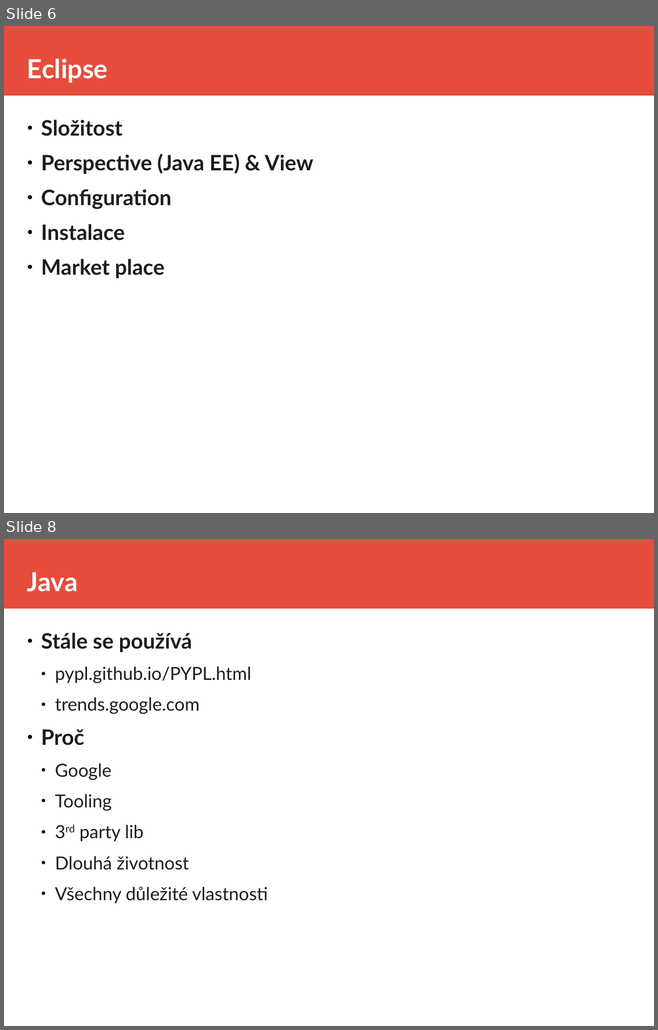
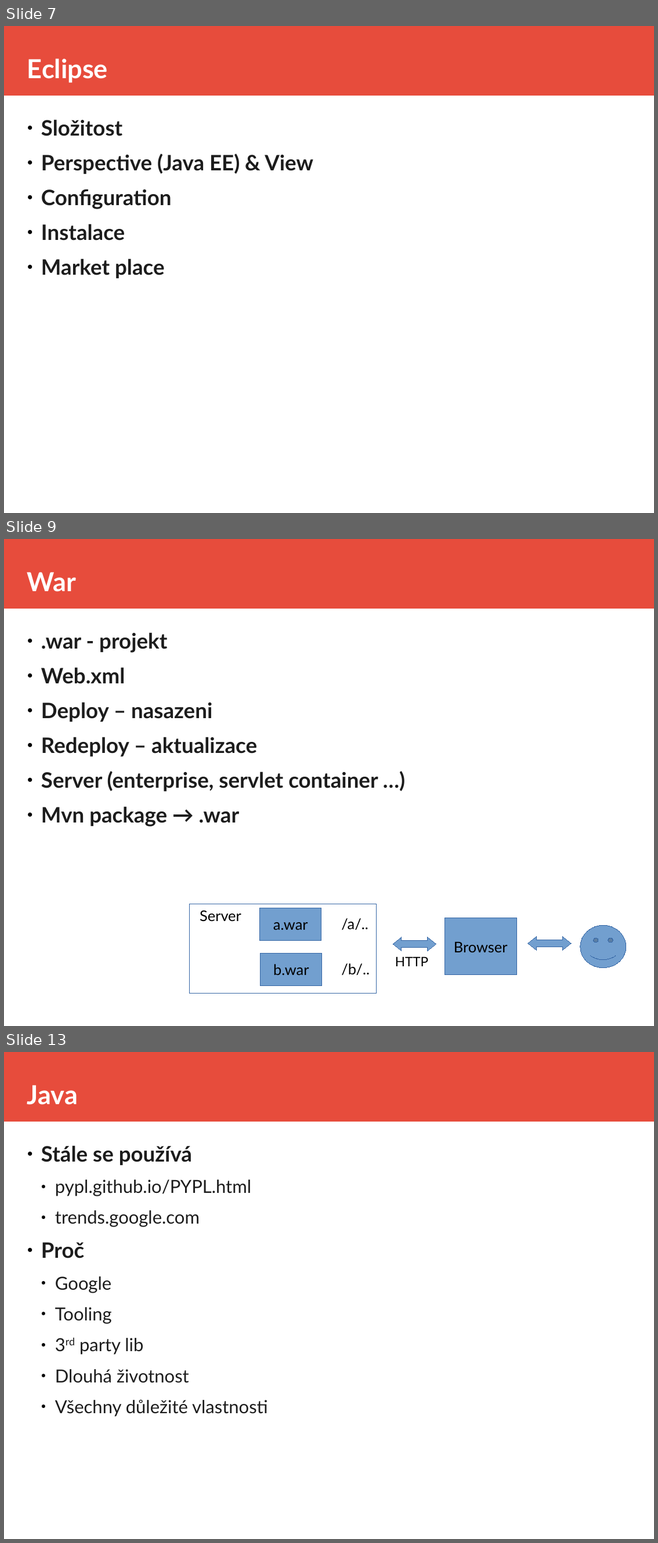
Before and after one commit to equabank/java-skoleni, a slide deck: v2/doc/prez.odp. Shown one above the other, each under a label of ours: slides 6 and 8 before the commit, slides 7, 9 and 13 after it; the slides between them are not shown. The pictures are 658x1030 and 658x1543 pixels, drawn with LibreOffice and Linux fonts; fonts in the diff are those of the drawing. Boxes give left, top, right and bottom in pixels: in the first picture for what was removed or moved away, otherwise in the second. Text is boxed around its words. In the diff, an @@ line names an element or a change of style, - is before the commit and + after.

```diff
--- a/v2/doc/prez.odp
+++ b/v2/doc/prez.odp
@@ slide 9 added at bbox=[4, 539, 654, 1026], background #FFFFFF; not listed: 1 template element that a slide beside it also shows @@
@@ title added at bbox=[27, 572, 76, 592], 32 pt, text #FFFFFF, bold @@
+War
@@ text added at bbox=[41, 632, 378, 827], 26 pt, text #1C1C1C, bold @@
+● .war - projekt
+● Web.xml
+● Deploy – nasazeni
+● Redeploy – aktualizace
+● Server (enterprise, servlet container …)
+● Mvn package → .war
@@ rectangle added at bbox=[190, 904, 376, 994], outline #3465A4 0 pt @@
@@ text added at bbox=[199, 910, 241, 922], 18 pt, text #000000 @@
+Server
@@ rectangle added at bbox=[260, 908, 321, 941], fill #729FCF, outline #3465A4 0 pt, 18 pt, text #000000 @@
+a.war
@@ text added at bbox=[341, 918, 368, 930], 18 pt, text #000000 @@
+/a/..
@@ rectangle added at bbox=[444, 919, 516, 976], fill #729FCF, outline #3465A4 0 pt, 18 pt, text #000000 @@
+Browser
@@ left right arrow added at bbox=[393, 937, 436, 951], fill #729FCF, outline #3465A4 0 pt @@
@@ left right arrow added at bbox=[528, 937, 571, 950], fill #729FCF, outline #3465A4 0 pt @@
@@ smiley face added at bbox=[580, 926, 626, 968], fill #729FCF, outline #3465A4 0 pt @@
@@ rectangle added at bbox=[260, 953, 322, 986], fill #729FCF, outline #3465A4 0 pt, 18 pt, text #000000 @@
+b.war
@@ text added at bbox=[341, 964, 369, 975], 18 pt, text #000000 @@
+/b/..
@@ text added at bbox=[395, 957, 428, 966], 16 pt, text #000000 @@
+HTTP
@@ what was slide 6 is now slide 7 @@
@@ what was slide 8 is now slide 13 @@
```
Also in this commit, not shown: 7 slides changed, 6 other slides added, 2 slides removed, 15 other files.
